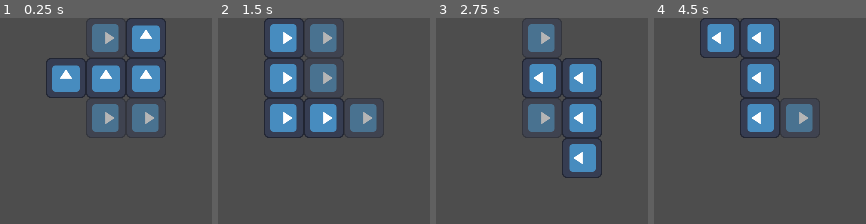
Above: before the commit, frames 1-4 (left to right).
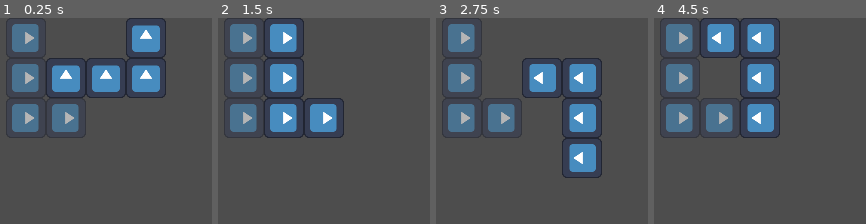
Above: after the commit, the same moments.

Repository: kolulu23/godot4-rc1-test-tetris
Game: Godot game, scene res://Main.tscn
Two runs of this game, one before a commit and one after it. Both use one fixed random seed, a clock stepped at 60 frames per second and the inputs below. The engine's default icon, where the game draws it, is replaced by a stand-in: a white triangle on a blue panel in a dark square.
Inputs:
- Up to frame 1 (0.25 s): no input
- Up to frame 2 (1.5 s): tap Enter at 0.5 s; hold Right (tetro_move_right) 0.53-1.28 s; hold Z (tetro_rotate_ccw) 0.53-1.28 s; tap Up (tetro_rotate_cw) at 0.8, 1.35 s; tap R (restart) at 1.25 s; hold Left (tetro_move_left) from 1.28 s (still down)
- Up to frame 3 (2.75 s): tap Down (tetro_soft_drop) at 1.55 s; tap R (restart) at 2 s; release Left (tetro_move_left) at 2.03 s; hold Right (tetro_move_right) from 2.03 s (still down); hold Down (tetro_soft_drop) from 2.03 s (still down); tap Z (tetro_rotate_ccw) at 2.3 s
- Up to frame 4 (4.5 s): tap R (restart) at 2.75, 3.5, 4.25 s; release Down (tetro_soft_drop) at 2.78 s; tap Space (tetro_hard_drop) at 2.85 s; tap Up (tetro_rotate_cw) at 3.05 s; release Right (tetro_move_right) at 3.53 s; hold Shift (tetro_hold) 3.53-4.28 s; hold Left (tetro_move_left) from 3.53 s (still down); tap Down (tetro_soft_drop) at 3.8 s; tap Z (tetro_rotate_ccw) at 4.35 s

The runs differ from the first frame. In frame 1, 14% of the frame differs, in the area x 2-79%, y 0-59%; in frame 2, 12%; in frame 3, 12%; in frame 4, 10%.

Commit message:
Implement neighbour block checking

Diff:
--- a/Main.tscn
+++ b/Main.tscn
@@ -12,7 +12,7 @@
 [node name="Tetro_J" parent="Arena" instance=ExtResource("4_ml6h1")]
 modulate = Color(1, 1, 1, 0.588235)
 show_behind_parent = true
-position = Vector2(264, 72)
+position = Vector2(168, 72)
 rotation = 1.5708
 
 [node name="x" type="Control" parent="."]
--- a/script/Arena.gd
+++ b/script/Arena.gd
@@ -42,7 +42,7 @@
 		$TetrominoDropTimer.stop()
 		moved = $CellManager.move_tetro_cells_to(active_tetromino, Vector2i.DOWN)
 		$TetrominoDropTimer.start()
-		if not moved:
+		if not moved and $TetrominoLockDownTimer.is_stopped():
 			$TetrominoLockDownTimer.start()
 	if event.is_action_pressed("tetro_hard_drop"):
 		print("todo, hard drop ", active_tetromino)
@@ -71,7 +71,11 @@
 	active_tetromino.position = $TetrominoSpawner.get_spawn_position_for(
 		active_tetromino, ARENA_WIDTH
 	)
-	$CellManager.set_tetro_cells(active_tetromino)
+	var cell_positions = CellManager.get_cell_positions_of_tetro(active_tetromino)
+	if $CellManager.is_tetro_can_move_to(active_tetromino, cell_positions):
+		$CellManager.set_tetro_cells(active_tetromino)
+	else:
+		print("[TODO]Game Over")
 	_debug_print()
 	print("[1]Spawn ", active_tetromino)
 
--- a/script/CellManager.gd
+++ b/script/CellManager.gd
@@ -83,9 +83,10 @@
 	var dest_cell_positions: Array[Vector2i] = []
 	for cell_positon in src_cell_positions:
 		dest_cell_positions.push_back(cell_positon + direction)
-	# TODO Also check if there's other cell blocks its way
-	if not dest_cell_positions.all(self.is_cell_inbound):
+
+	if !self.is_tetro_can_move_to(tetro, dest_cell_positions):
 		return false
+
 	self.move_tetro_cells(tetro, src_cell_positions, dest_cell_positions)
 	tetro.move_to(direction)
 	return true
@@ -95,8 +96,10 @@
 	var dest_tetro = tetro.duplicate()
 	dest_tetro.rotate(_rotation)
 	var dest_cell_positions = CellManager.get_cell_positions_of_tetro(dest_tetro)
-	if not dest_cell_positions.all(self.is_cell_inbound):
+
+	if !self.is_tetro_can_move_to(tetro, dest_cell_positions):
 		return false
+
 	var src_cell_positions = CellManager.get_cell_positions_of_tetro(tetro)
 	self.move_tetro_cells(tetro, src_cell_positions, dest_cell_positions)
 	tetro.rotate(_rotation)
@@ -110,10 +113,30 @@
 		self.set_cell(cell_position, block)
 
 
+## Checks if cell_position is still inside cells, to make a cell inbound, it must can be indexed by positive numbers and do not exceed cell size
 func is_cell_inbound(cell_position: Vector2i) -> bool:
 	if cell_position.x < 0 or cell_position.y < 0:
 		return false
 	if cell_position.x >= self.cell_width or cell_position.y >= self.cell_height:
+		return false
+	return true
+
+
+## Checks if cell_position is occupied by a block.
+## If [code]tetro[/code] is not null, then it will treat its child block as unoccupied cell.
+func is_cell_occupied(cell_position: Vector2i, tetro: Tetromino = null) -> bool:
+	var block = self.get_cell(cell_position)
+	if block == null:
+		return false
+	if tetro == null:
+		return true
+	return not tetro.is_ancestor_of(block)
+
+
+func is_tetro_can_move_to(tetro: Tetromino, dest_cell_positions: Array[Vector2i]) -> bool:
+	if dest_cell_positions.any(func(p): return not self.is_cell_inbound(p)):
+		return false
+	if dest_cell_positions.any(func(p): return self.is_cell_occupied(p, tetro)):
 		return false
 	return true
 
